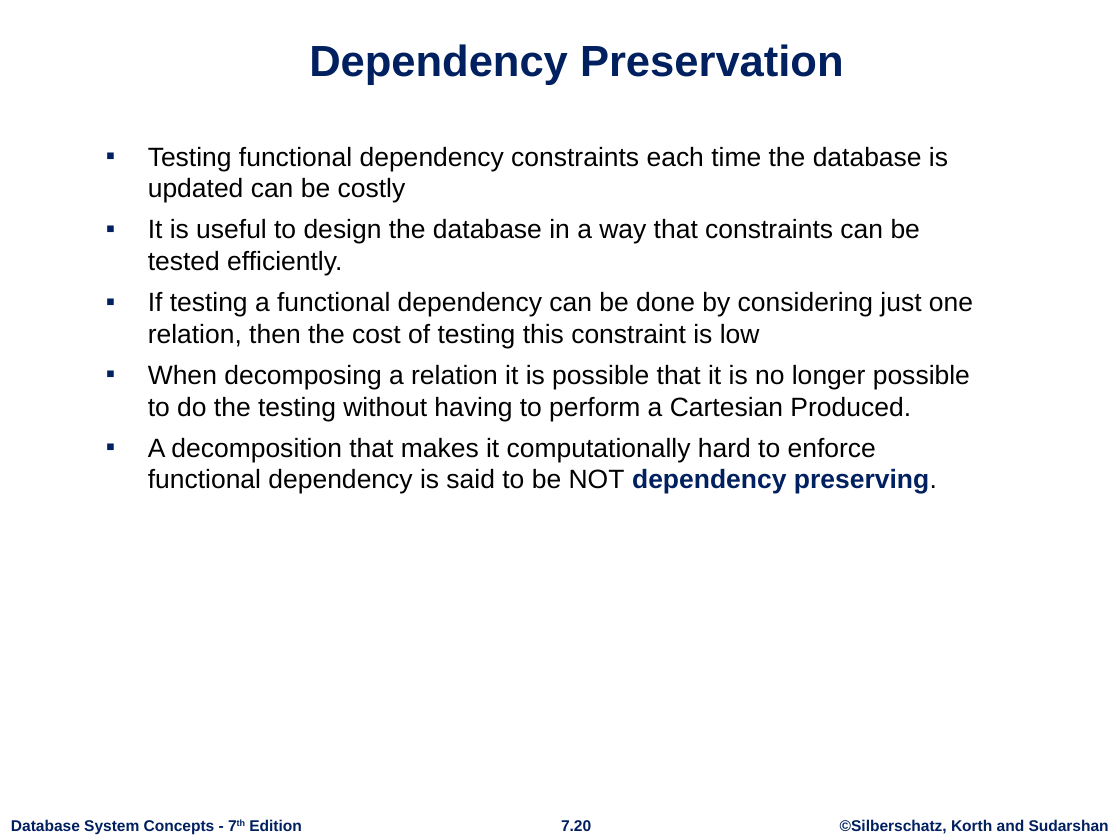
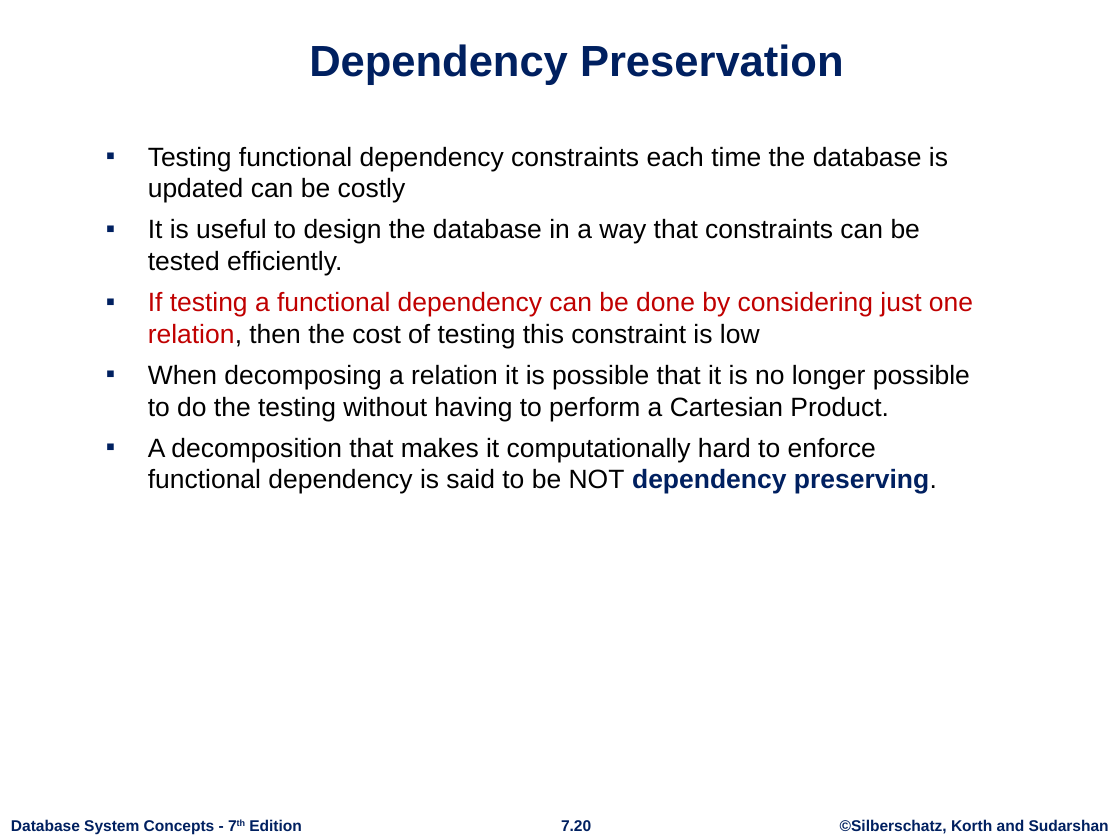
Before and after one commit to FergieLigaLlj/CISC3000-Introduction-to-Data-Base-Systems, a slide deck: slide 20 of Lecture Notes/ch7.pptx. Drawn at 1120x840 pixels with LibreOffice and Linux fonts; fonts in the diff are those of the drawing; background and template pictures are left out. Boxes give left, top, right and bottom in pixels: in the first picture for what was removed or moved away, otherwise in the second. Text is boxed around its words. In the diff, an @@ line names an element or a change of style, - is before the commit and + after.

```diff
--- a/Lecture Notes/ch7.pptx
+++ b/Lecture Notes/ch7.pptx
@@ text at box(148, 291, 973, 348): text colour #000000 to #C00000 in "If testing a functional dependency can be ..." @@
@@ text at box(148, 364, 970, 421): text changed @@
-▪ When decomposing a relation it is possible that it is no longer possible to do the testing without having to perform a Cartesian Produced.
+▪ When decomposing a relation it is possible that it is no longer possible to do the testing without having to perform a Cartesian Product.
```
Also in this commit, not shown: 12 other slides changed, 1 slide added, 21 other files.
